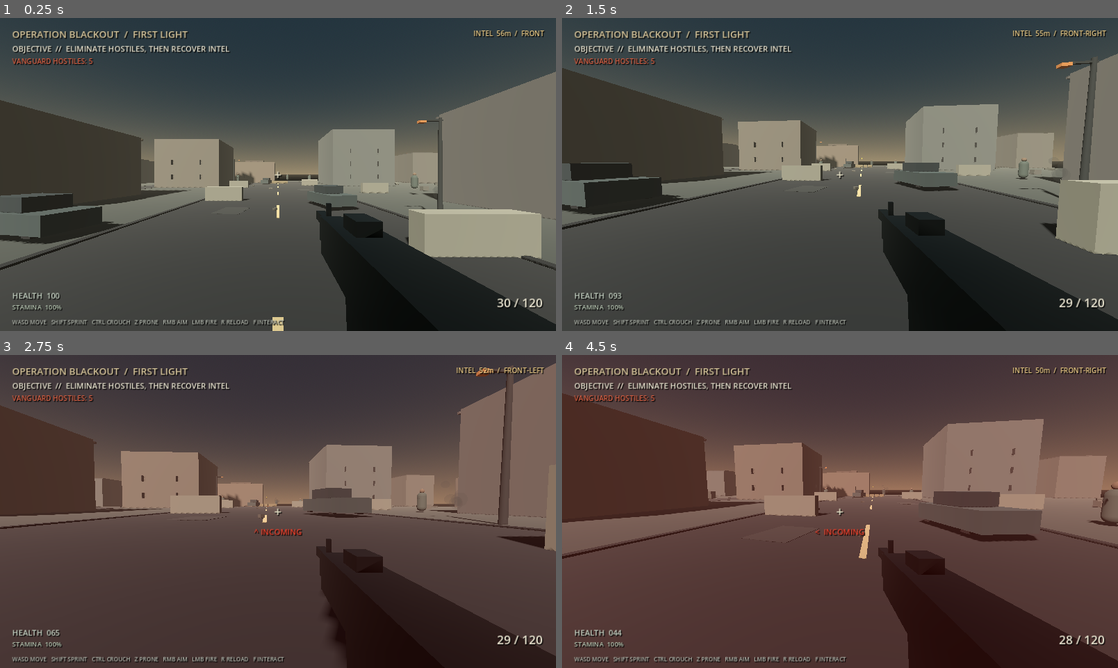
Above: before the commit, frames 1-4 (two rows, left to right).
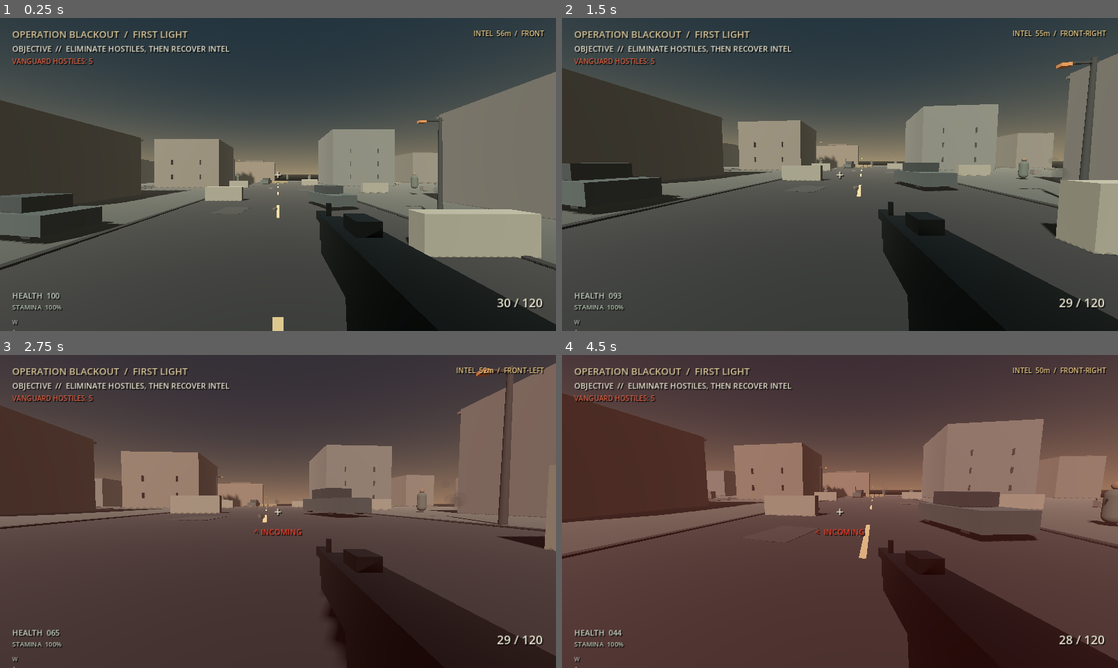
Above: after the commit, the same moments.

Repository: Liladizilla/operation-blackout
Game: Godot game, scene res://scenes/main.tscn
Same seed, same stepped clock (60 frames per second), same inputs: the game is played once before the commit and once after it.
Inputs (mouse positions are in pixels of both pictures, inside the frame that each line leads up to):
- Up to frame 1 (0.25 s): no input
- Up to frame 2 (1.5 s): tap Enter at 0.5 s; move the mouse to (867, 174) at 0.52 s; hold W (move_forward) from 0.53 s (still down); tap Ctrl (crouch) at 0.6 s; click (867, 174) at 0.67 s; tap Space (jump) at 0.77 s; move the mouse to (812, 174) at 1.27 s; tap F (interact) at 1.35 s
- Up to frame 3 (2.75 s): keep holding W (move_forward); tap Space (jump) at 1.52 s; move the mouse to (289, 505) at 2.02 s; tap Z (prone) at 2.1 s
- Up to frame 4 (4.5 s): keep holding W (move_forward); move the mouse to (834, 517) at 2.77 s; tap Shift (sprint) at 2.85 s; click (834, 517) at 2.92 s; tap Space (jump) at 3.02, 3.77 s; move the mouse to (878, 514) at 3.52 s; tap Ctrl (crouch) at 3.6 s; move the mouse to (795, 508) at 4.27 s; tap F (interact) at 4.35 s

The runs differ from the first frame. In frame 1, 0.4% of the frame differs, in the area x 2-52%, y 96-100%; in frame 2, 0.4%; in frame 3, 0.5%; in frame 4, 0.5%.

Commit message:
Improve HUD text wrapping for smaller viewports

Diff:
--- a/scripts/hud.gd
+++ b/scripts/hud.gd
@@ -49,6 +49,8 @@
     root.add_child(top)
     objective_label = _label("OBJECTIVE  //  ELIMINATE HOSTILES, THEN RECOVER INTEL", 18, Color(0.92,0.90,0.82))
     objective_label.position = Vector2(28,58)
+    objective_label.autowrap_mode = TextServer.AUTOWRAP_WORD_SMART
+    objective_label.size = Vector2(620, 48)
     root.add_child(objective_label)
     enemy_label = _label("VANGUARD HOSTILES: 5", 16, Color(0.82,0.36,0.25))
     enemy_label.position = Vector2(28,88)
@@ -112,6 +114,7 @@
     damage_direction_label.horizontal_alignment = HORIZONTAL_ALIGNMENT_CENTER
     root.add_child(damage_direction_label)
     status_label = _label("WASD MOVE   SHIFT SPRINT   CTRL CROUCH   Z PRONE   RMB AIM   LMB FIRE   R RELOAD   F INTERACT", 13, Color(0.70,0.72,0.68))
+    status_label.autowrap_mode = TextServer.AUTOWRAP_WORD_SMART
     status_label.anchor_top = 1
     status_label.anchor_bottom = 1
     status_label.offset_left = 28
